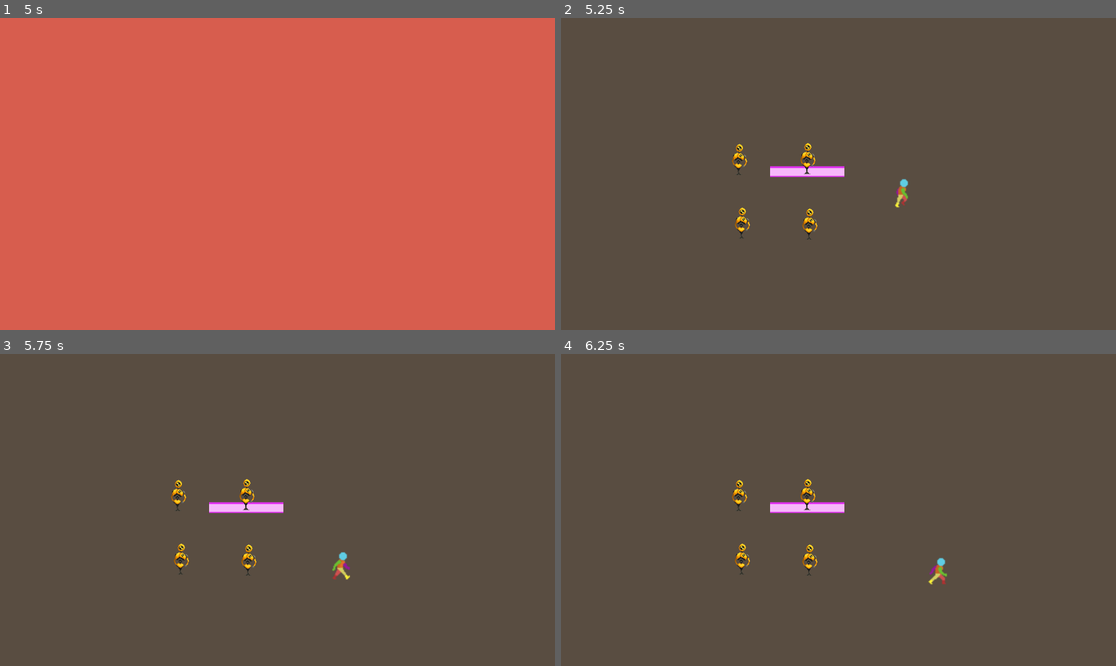
Above: before the commit, frames 1-4 (two rows, left to right).
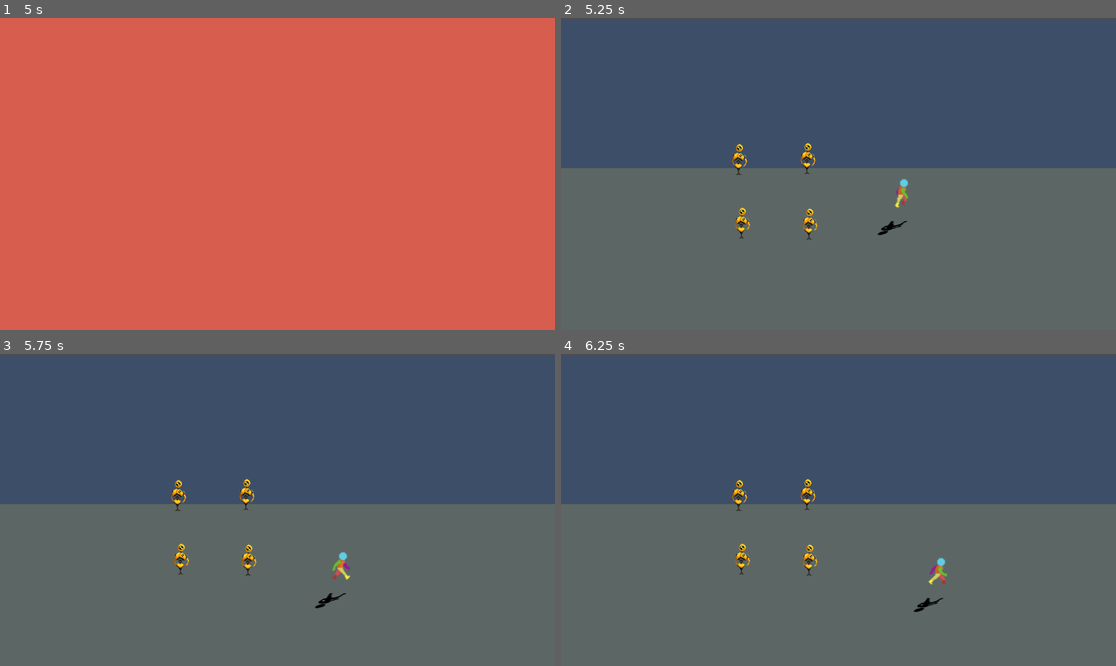
Above: after the commit, the same moments.

Repository: JuaniCargnel/Proyecto_Final_ProgIII
Game: Godot game, scene res://Escenas/pantallaPrincipal.tscn
Two runs of this game, one before a commit and one after it. Both use one fixed random seed, a clock stepped at 60 frames per second and the inputs below.
Inputs (mouse positions are in pixels of both pictures, inside the frame that each line leads up to):
- Up to frame 1 (5 s): tap Enter at 0.5, 2, 3.5 s; move the mouse to (399, 158) at 0.52 s; hold Right (Right) 0.53-1.28 s; hold Shift (Correr) 0.53-1.28 s; tap Space at 1.25, 2.75, 4.25 s; move the mouse to (166, 189) at 1.27 s; hold Down (Down) 1.28-2.03 s; click (166, 189) at 1.35 s; move the mouse to (333, 105) at 2.02 s; hold Right (Right) 2.03-2.78 s; hold Right mouse button (GolpeB) 2.03-2.78 s; move the mouse to (249, 236) at 2.77 s; hold Up (Up) 2.78-3.53 s; tap 1 (Hands) at 2.85 s; move the mouse to (444, 220) at 3.52 s; hold Q (Roll) 3.53-4.28 s; hold Left (Left) from 3.53 s (still down); move the mouse to (111, 127) at 4.27 s; tap 2 (Sword) at 4.35 s
- Up to frame 2 (5.25 s): move the mouse to (866, 174) at 5.02 s; release Left (Left) at 5.03 s; hold Down (Down) from 5.03 s (still down); hold Tab (Tab) from 5.03 s (still down)
- Up to frame 3 (5.75 s): keep holding Down (Down); keep holding Tab (Tab)
- Up to frame 4 (6.25 s): move the mouse to (755, 432) at 5.77 s; release Down (Down) at 5.78 s; release Tab (Tab) at 5.78 s; hold Right (Right) from 5.78 s (still down); tap Shift (Correr) at 5.85 s

Frame 1 is identical in both runs. In frame 2, 99% of the frame differs, in the area x 0-100%, y 0-100%; in frame 3, 99%; in frame 4, 99%.

Commit message:
Update 0.1.3

Diff:
--- a/Escenas/Dummy.tscn
+++ b/Escenas/Dummy.tscn
@@ -61,12 +61,10 @@
 animation = &"dummy"
 
 [node name="CollisionShape2D" type="CollisionShape2D" parent="."]
-visible = false
 position = Vector2(-0.5, 0)
 shape = SubResource("RectangleShape2D_0mpdk")
 
 [node name="AreaDummy" type="Area2D" parent="."]
-visible = false
 position = Vector2(-2, -16)
 
 [node name="CollisionShape2D" type="CollisionShape2D" parent="AreaDummy"]
@@ -75,7 +73,6 @@
 shape = SubResource("RectangleShape2D_6ygqa")
 
 [node name="HitboxCerca" type="Area2D" parent="."]
-visible = false
 position = Vector2(-2, -16)
 
 [node name="CollisionShape2D" type="CollisionShape2D" parent="HitboxCerca"]
--- a/Escenas/pantallaPrueba.tscn
+++ b/Escenas/pantallaPrueba.tscn
@@ -1,39 +1,25 @@
 [gd_scene load_steps=4 format=3 uid="uid://dd1bv4ft5d738"]
 
 [ext_resource type="Script" path="res://Scripts/main.gd" id="1_7mdi6"]
-[ext_resource type="PackedScene" uid="uid://dnuefdw5cng6h" path="res://Escenas/PersonajePrincipal.tscn" id="1_lgphv"]
+[ext_resource type="PackedScene" uid="uid://dnuefdw5cng6h" path="res://Escenas/personajePrincipal.tscn" id="1_lgphv"]
 [ext_resource type="PackedScene" uid="uid://dpfkju1d15fk2" path="res://Escenas/Dummy.tscn" id="2_2m73a"]
 
 [node name="PantallaPrueba" type="Node2D"]
 script = ExtResource("1_7mdi6")
 
-[node name="ColorRect" type="ColorRect" parent="."]
-offset_left = -57.0
-offset_top = -77.0
-offset_right = 2035.0
-offset_bottom = 1096.0
-color = Color(0.34902, 0.301961, 0.254902, 1)
-
 [node name="ColorRect2" type="ColorRect" parent="."]
-offset_left = 217.0
+offset_left = -15.0
 offset_top = 156.0
-offset_right = 294.0
-offset_bottom = 164.0
-color = Color(0.964706, 0.717647, 0.984314, 1)
+offset_right = 1172.0
+offset_bottom = 667.0
+color = Color(0.360784, 0.403922, 0.396078, 1)
 
 [node name="ColorRect3" type="ColorRect" parent="."]
-offset_left = 217.0
-offset_top = 154.0
-offset_right = 294.0
+offset_left = -24.0
+offset_top = 2.0
+offset_right = 1175.0
 offset_bottom = 156.0
-color = Color(0.882353, 0.192157, 0.94902, 1)
-
-[node name="ColorRect4" type="ColorRect" parent="."]
-offset_left = 217.0
-offset_top = 164.0
-offset_right = 294.0
-offset_bottom = 165.0
-color = Color(0.882353, 0.192157, 0.94902, 1)
+color = Color(0.239216, 0.305882, 0.407843, 1)
 
 [node name="PersonajePrincipal" parent="." instance=ExtResource("1_lgphv")]
 position = Vector2(353, 182)
--- a/Scripts/main.gd
+++ b/Scripts/main.gd
@@ -3,10 +3,11 @@
 # Arreglar los golpes para que no se realicen si el personaje se mueve izquierda derecha
 # Agregar las sombras para que los golpes sean mas predecibles
 
-@onready var prueba = get_node("PersonajePrincipal")
+func _ready():
+	$PersonajePrincipal.add_child(crear_sombras($PersonajePrincipal))
+func _process(_delta):
 
-func _process(_delta):
-	zonas_enemigos_on_hit()
+	update_process()
 
 func render(sprite2):
 	if $PersonajePrincipal.position.y >= sprite2.position.y:
@@ -22,9 +23,30 @@
 	else:
 		enemy.canBeHit = false
 
-func zonas_enemigos_on_hit():
+func update_process():
 	var enemigos = get_tree().get_nodes_in_group("enemy")
 
 	for enemigo in enemigos:
 		on_hit(enemigo)
 		render(enemigo)
+		crear_sombras(enemigo)
+
+func crear_sombras(sprite_p):
+	var sombra = AnimatedSprite2D.new()
+	var sprite_original = sprite_p.get_node("Sprite")
+
+	#sombra = sprite_original.duplicate()
+	sombra.set_sprite_frames(sprite_original.get_sprite_frames())
+	sombra.set_animation(sprite_original.get_animation())
+	sombra.set_frame(sprite_original.get_frame())
+
+
+	sombra.play(sprite_original.get_animation())
+	sombra.modulate = Color.BLACK
+	sombra.position =  Vector2(sprite_original.position.x - 15, sprite_original.position.y + 39)
+	sombra.flip_v = true
+	sombra.flip_h = sprite_original.is_flipped_h()
+	sombra.scale = Vector2(sprite_original.scale.x, sprite_original.scale.y)
+	sombra.skew = 45
+
+	return sombra
